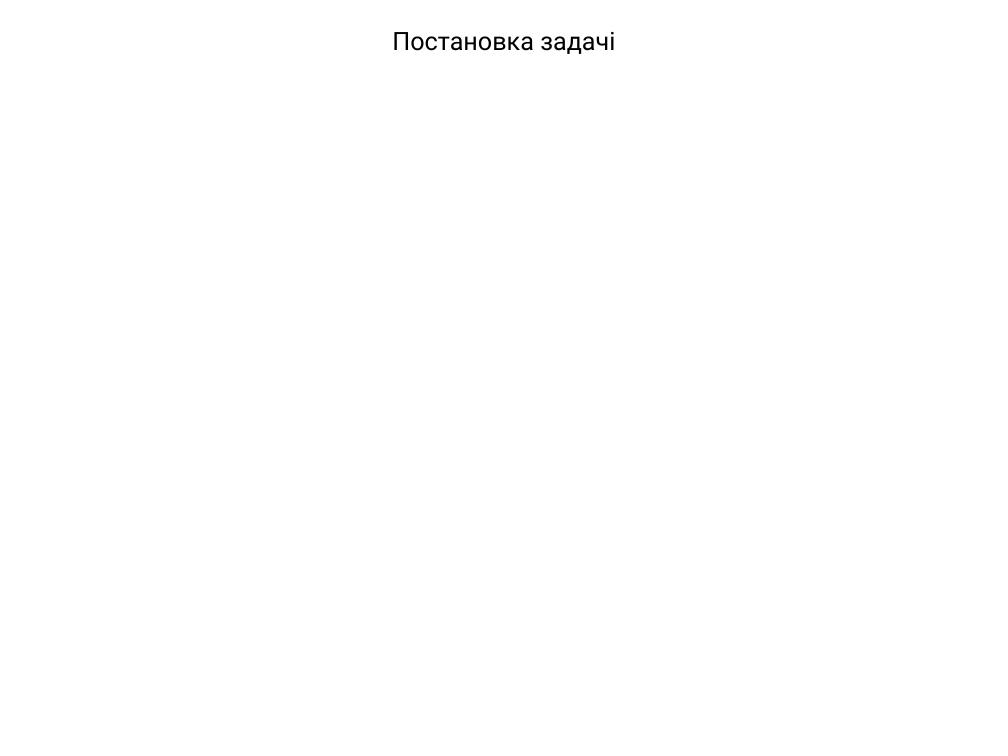
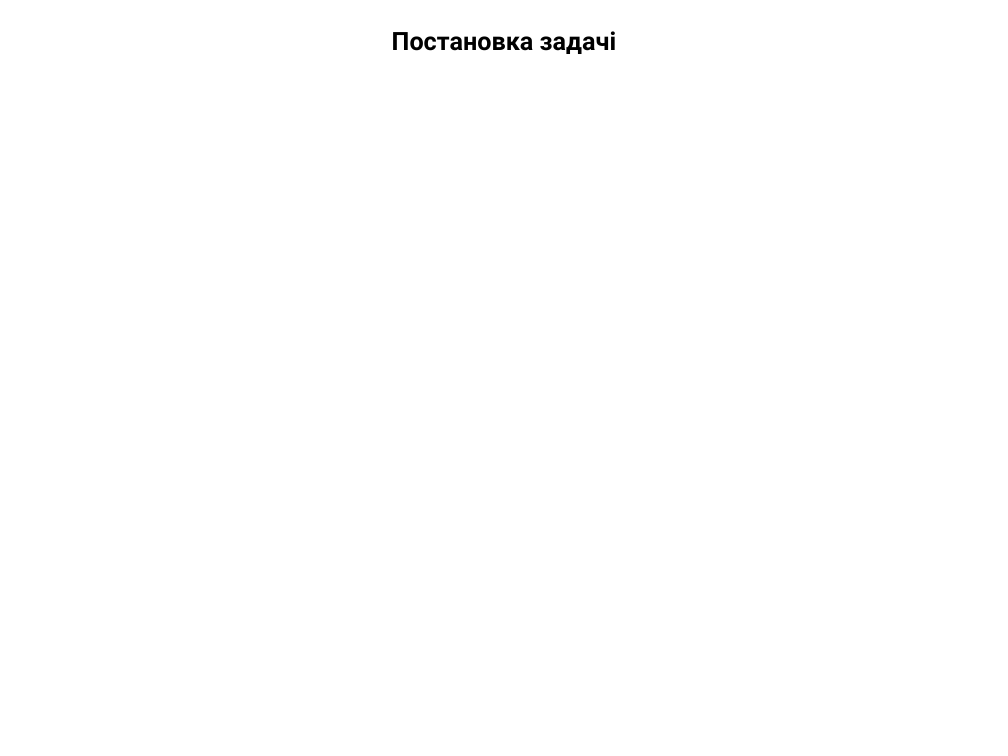
Before and after one commit to heo732/University-Course_3, a slide deck: slide 2 of CourseProject/Presentation/U3DSpace.pptx. Drawn at 1008x756 pixels with LibreOffice and Linux fonts; fonts in the diff are those of the drawing. Boxes give left, top, right and bottom in pixels: in the first picture for what was removed or moved away, otherwise in the second. Text is boxed around its words. In the diff, an @@ line names an element or a change of style, - is before the commit and + after.

```diff
--- a/CourseProject/Presentation/U3DSpace.pptx
+++ b/CourseProject/Presentation/U3DSpace.pptx
@@ text "Постановка задачі" at <box>392,31,616,54</box>: bold on @@
```
Also in this commit, not shown: 1 slide added, 1 slide removed.
